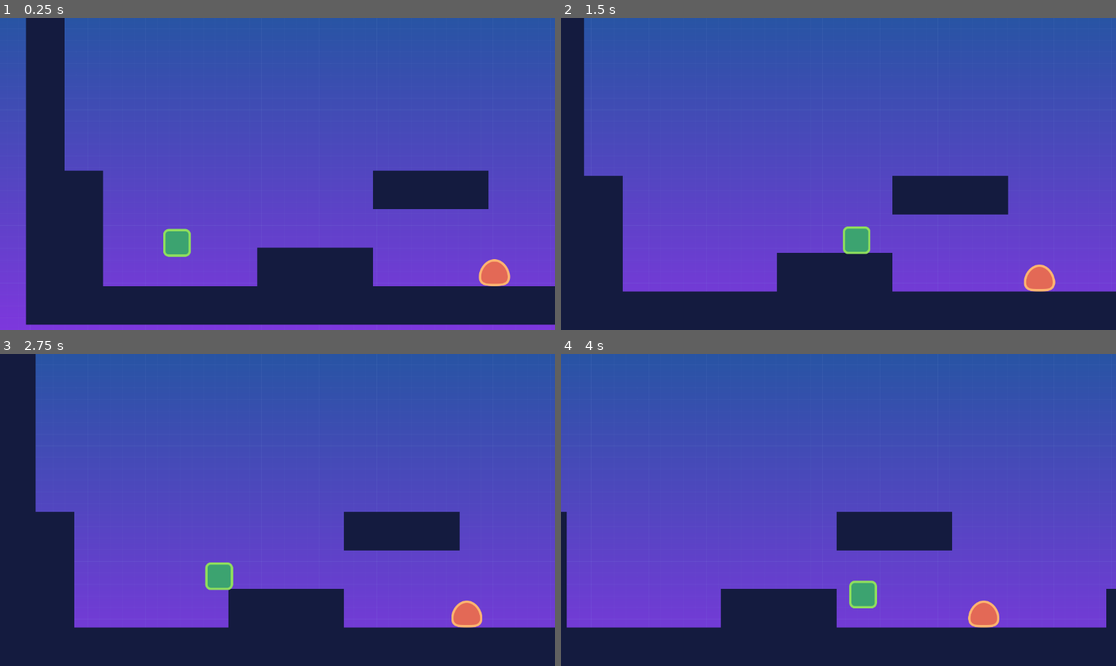
Above: before the commit, frames 1-4 (two rows, left to right).
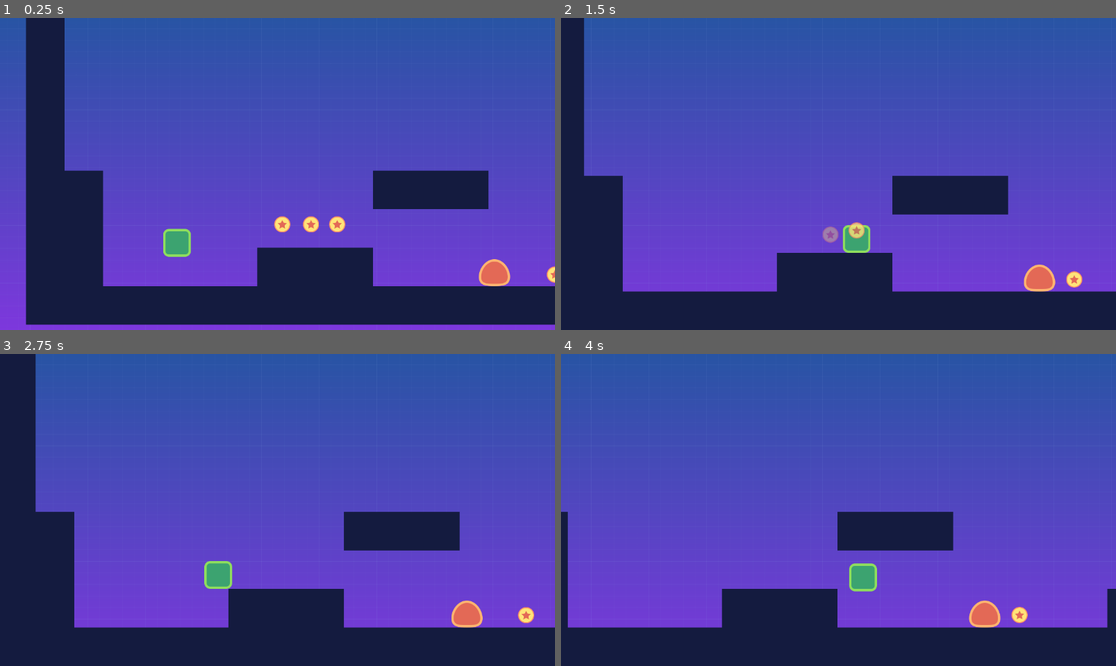
Above: after the commit, the same moments.

Repository: Exequiel25/First-2D-Platform-Game
Game: Godot game, scene res://src/Levels/LvlTemplate.tscn
Two runs of this game, one before a commit and one after it. Both use one fixed random seed, a clock stepped at 60 frames per second and the inputs below. Before the commit the project has no main scene; this scene is started directly in both runs.
Inputs:
- Up to frame 1 (0.25 s): no input
- Up to frame 2 (1.5 s): hold Right (move_right) from 0.53 s (still down); tap W (jump) at 0.77 s
- Up to frame 3 (2.75 s): tap W (jump) at 1.52 s; release Right (move_right) at 2.03 s; hold Left (move_left) from 2.03 s (still down)
- Up to frame 4 (4 s): release Left (move_left) at 2.78 s; hold Right (move_right) from 2.78 s (still down); tap W (jump) at 3.02, 3.77 s

The runs differ from the first frame. In frame 1, 0.4% of the frame differs, in the area x 49-100%, y 63-85%; in frame 2, 0.4%; in frame 3, 0.3%; in frame 4, 1.1%, in the area x 1-99%, y 50-88%.

Commit message:
coins working

Diff:
--- a/project.godot
+++ b/project.godot
@@ -11,6 +11,7 @@
 [application]
 
 config/name="First 2D-Platform Game"
+run/main_scene="res://src/Levels/LvlTemplate.tscn"
 config/features=PackedStringArray("4.0", "Forward Plus")
 config/icon="res://icon.svg"
 
--- a/src/Actors/Enemy.tscn
+++ b/src/Actors/Enemy.tscn
@@ -7,7 +7,7 @@
 size = Vector2(106.667, 63.1667)
 
 [sub_resource type="RectangleShape2D" id="RectangleShape2D_ry3rx"]
-size = Vector2(133.333, 30.7292)
+size = Vector2(92.5, 30.7292)
 
 [node name="Enemy" type="CharacterBody2D"]
 scale = Vector2(0.6, 0.6)
@@ -19,11 +19,11 @@
 texture = ExtResource("2_25l6t")
 
 [node name="CollisionShape2D" type="CollisionShape2D" parent="."]
-position = Vector2(1.98682e-07, 14.9167)
+position = Vector2(5.96046e-07, 14.9167)
 shape = SubResource("RectangleShape2D_h8d48")
 
 [node name="VisibleOnScreenEnabler2D" type="VisibleOnScreenEnabler2D" parent="."]
-position = Vector2(0, 18.5)
+position = Vector2(0, 15)
 scale = Vector2(5.4, 2.85)
 
 [node name="StompDetector" type="Area2D" parent="."]
@@ -31,7 +31,7 @@
 collision_layer = 2
 
 [node name="CollisionShape2D" type="CollisionShape2D" parent="StompDetector"]
-position = Vector2(0, -32.0312)
+position = Vector2(0, -31.6667)
 shape = SubResource("RectangleShape2D_ry3rx")
 
 [connection signal="body_entered" from="StompDetector" to="." method="_on_stomp_detector_body_entered"]
--- a/src/Actors/Player.gd
+++ b/src/Actors/Player.gd
@@ -20,12 +20,12 @@
 		velocity.x = move_toward(velocity.x, 0, SPEED)
 
 
-func _on_enemy_detector_area_entered(area:Area2D):
+func _on_enemy_detector_area_entered(_area:Area2D):
 	# bounce when enemy is hit
 	velocity.y = JUMP_VELOCITY
 
 
-func _on_enemy_detector_body_entered(body:Node2D):
+func _on_enemy_detector_body_entered(_body:Node2D):
 	queue_free()
 
 func _physics_process(delta):
--- a/src/Actors/Player.tscn
+++ b/src/Actors/Player.tscn
@@ -4,10 +4,10 @@
 [ext_resource type="Texture2D" uid="uid://di77jcnmstimp" path="res://art/player.png" id="1_opaal"]
 
 [sub_resource type="RectangleShape2D" id="RectangleShape2D_h8d48"]
-size = Vector2(86.6667, 88)
+size = Vector2(93.3333, 92.3376)
 
 [sub_resource type="RectangleShape2D" id="RectangleShape2D_8jwds"]
-size = Vector2(93.3333, 90)
+size = Vector2(95.9991, 97.1155)
 
 [node name="Player" type="CharacterBody2D"]
 scale = Vector2(0.6, 0.6)
@@ -20,7 +20,7 @@
 texture = ExtResource("1_opaal")
 
 [node name="CollisionShape2D" type="CollisionShape2D" parent="."]
-position = Vector2(0, -48.333)
+position = Vector2(-7.94729e-07, -46.1685)
 shape = SubResource("RectangleShape2D_h8d48")
 
 [node name="Camera2D" type="Camera2D" parent="."]
@@ -42,6 +42,7 @@
 
 [node name="CollisionShape2D" type="CollisionShape2D" parent="EnemyDetector"]
 modulate = Color(0.784314, 0, 1, 1)
+position = Vector2(0.0178012, 0.609047)
 shape = SubResource("RectangleShape2D_8jwds")
 
 [connection signal="area_entered" from="EnemyDetector" to="." method="_on_enemy_detector_area_entered"]
--- a/src/Levels/LvlTemplate.tscn
+++ b/src/Levels/LvlTemplate.tscn
@@ -1,9 +1,10 @@
-[gd_scene load_steps=7 format=3 uid="uid://bjryy6khf4qye"]
+[gd_scene load_steps=8 format=3 uid="uid://bjryy6khf4qye"]
 
 [ext_resource type="Texture2D" uid="uid://dlqv54obfmsbx" path="res://art/tileset.png" id="1_ledao"]
 [ext_resource type="Texture2D" uid="uid://cakda0awiqg48" path="res://art/background.png" id="1_sj7uh"]
 [ext_resource type="PackedScene" uid="uid://cfhor4ukw8wbk" path="res://src/Actors/Player.tscn" id="2_kwwj4"]
 [ext_resource type="PackedScene" uid="uid://dkobq3tnl2f3k" path="res://src/Actors/Enemy.tscn" id="3_tlcff"]
+[ext_resource type="PackedScene" uid="uid://b85ce0ou6q7h6" path="res://src/Objects/Coin.tscn" id="5_5ummq"]
 
 [sub_resource type="TileSetAtlasSource" id="TileSetAtlasSource_gk1b8"]
 texture = ExtResource("1_ledao")
@@ -60,4 +61,25 @@
 [node name="Enemy3" parent="." instance=ExtResource("3_tlcff")]
 position = Vector2(2549.93, 612.3)
 
+[node name="Coin" parent="." instance=ExtResource("5_5ummq")]
+position = Vector2(531.85, 517.018)
+
+[node name="Coin2" parent="." instance=ExtResource("5_5ummq")]
+position = Vector2(591.541, 517.018)
+
+[node name="Coin3" parent="." instance=ExtResource("5_5ummq")]
+position = Vector2(645.885, 517.018)
+
+[node name="Coin4" parent="." instance=ExtResource("5_5ummq")]
+position = Vector2(1097.57, 621.25)
+
+[node name="Coin5" parent="." instance=ExtResource("5_5ummq")]
+position = Vector2(1526.09, 379.618)
+
+[node name="Coin6" parent="." instance=ExtResource("5_5ummq")]
+position = Vector2(1819.63, 612.3)
+
+[node name="Coin7" parent="." instance=ExtResource("5_5ummq")]
+position = Vector2(1602.54, 612.3)
+
 [editable path="Player"]
--- /dev/null
+++ b/src/Objects/Coin.gd
@@ -0,0 +1,16 @@
+extends Area2D
+
+@onready var anim_player: AnimationPlayer = $AnimationPlayer
+
+# Called when the node enters the scene tree for the first time.
+func _ready():
+	pass # Replace with function body.
+
+
+# Called every frame. 'delta' is the elapsed time since the previous frame.
+func _process(delta):
+	pass
+
+
+func _on_body_entered(_body:Node2D):
+	anim_player.play("fade_out")
--- /dev/null
+++ b/src/Objects/Coin.tscn
@@ -0,0 +1,93 @@
+[gd_scene load_steps=7 format=3 uid="uid://b85ce0ou6q7h6"]
+
+[ext_resource type="Script" path="res://src/Objects/Coin.gd" id="1_7a6l1"]
+[ext_resource type="Texture2D" uid="uid://bnx0b1a603si" path="res://art/coin.png" id="1_fujvj"]
+
+[sub_resource type="CircleShape2D" id="CircleShape2D_17wnr"]
+radius = 33.8356
+
+[sub_resource type="Animation" id="Animation_j7km5"]
+resource_name = "bouncing"
+length = 1.2
+loop_mode = 1
+tracks/0/type = "value"
+tracks/0/imported = false
+tracks/0/enabled = true
+tracks/0/path = NodePath("Sprite2D:position")
+tracks/0/interp = 1
+tracks/0/loop_wrap = true
+tracks/0/keys = {
+"times": PackedFloat32Array(0, 0.6),
+"transitions": PackedFloat32Array(0.287175, 2.73208),
+"update": 0,
+"values": [Vector2(0, 15), Vector2(0, -15)]
+}
+tracks/1/type = "value"
+tracks/1/imported = false
+tracks/1/enabled = true
+tracks/1/path = NodePath(".:modulate")
+tracks/1/interp = 1
+tracks/1/loop_wrap = true
+tracks/1/keys = {
+"times": PackedFloat32Array(0),
+"transitions": PackedFloat32Array(1),
+"update": 0,
+"values": [Color(1, 1, 1, 1)]
+}
+
+[sub_resource type="Animation" id="Animation_7j4rn"]
+resource_name = "fade_out"
+length = 0.4
+tracks/0/type = "value"
+tracks/0/imported = false
+tracks/0/enabled = true
+tracks/0/path = NodePath(".:modulate")
+tracks/0/interp = 1
+tracks/0/loop_wrap = true
+tracks/0/keys = {
+"times": PackedFloat32Array(0, 0.4),
+"transitions": PackedFloat32Array(1, 1),
+"update": 0,
+"values": [Color(1, 1, 1, 1), Color(1, 1, 1, 0)]
+}
+tracks/1/type = "method"
+tracks/1/imported = false
+tracks/1/enabled = true
+tracks/1/path = NodePath(".")
+tracks/1/interp = 1
+tracks/1/loop_wrap = true
+tracks/1/keys = {
+"times": PackedFloat32Array(0.4),
+"transitions": PackedFloat32Array(1),
+"values": [{
+"args": [],
+"method": &"queue_free"
+}]
+}
+
+[sub_resource type="AnimationLibrary" id="AnimationLibrary_vmqr2"]
+_data = {
+"bouncing": SubResource("Animation_j7km5"),
+"fade_out": SubResource("Animation_7j4rn")
+}
+
+[node name="Coin" type="Area2D"]
+scale = Vector2(0.5, 0.5)
+collision_layer = 4
+script = ExtResource("1_7a6l1")
+metadata/_edit_group_ = true
+
+[node name="Sprite2D" type="Sprite2D" parent="."]
+position = Vector2(0, 15)
+texture = ExtResource("1_fujvj")
+
+[node name="CollisionShape2D" type="CollisionShape2D" parent="."]
+shape = SubResource("CircleShape2D_17wnr")
+
+[node name="AnimationPlayer" type="AnimationPlayer" parent="."]
+autoplay = "bouncing"
+libraries = {
+"": SubResource("AnimationLibrary_vmqr2")
+}
+
+[connection signal="body_entered" from="." to="." method="_on_body_entered"]
